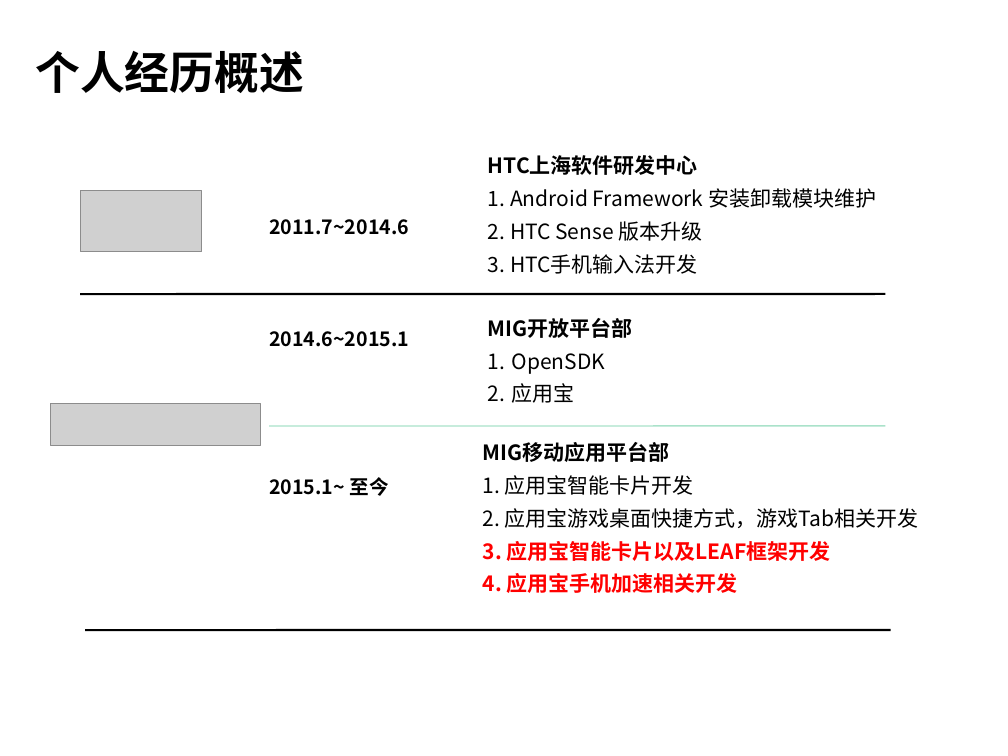
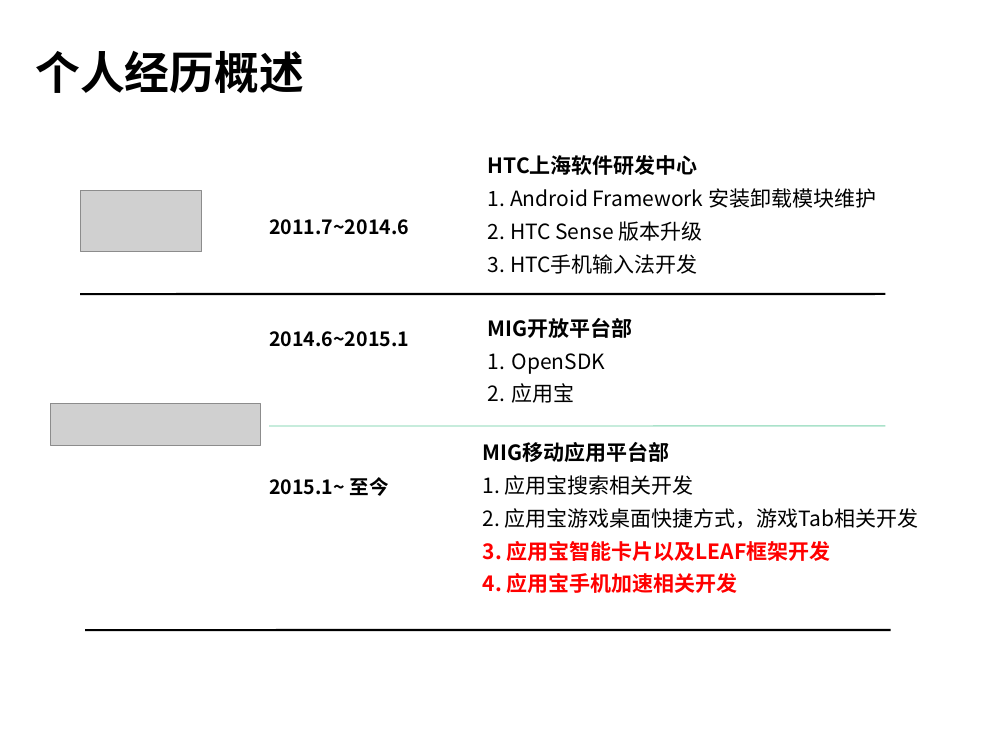
Before and after one commit to hamlingong/data, a slide deck: slide 2 of promote/龚海龙-v1.0.ppt. Drawn at 1008x756 pixels with LibreOffice and Linux fonts; fonts in the diff are those of the drawing; grey boxes stand for pictures; background and template pictures are left out. Boxes give left, top, right and bottom in pixels: in the first picture for what was removed or moved away, otherwise in the second. Text is boxed around its words. In the diff, an @@ line names an element or a change of style, - is before the commit and + after.

```diff
--- a/promote/龚海龙-v1.0.ppt
+++ b/promote/龚海龙-v1.0.ppt
@@ text at [483,475,694,495]: text changed @@
-1. 应用宝智能卡片开发
+1. 应用宝搜索相关开发
```
Also in this commit, not shown: 8 other slides changed.
